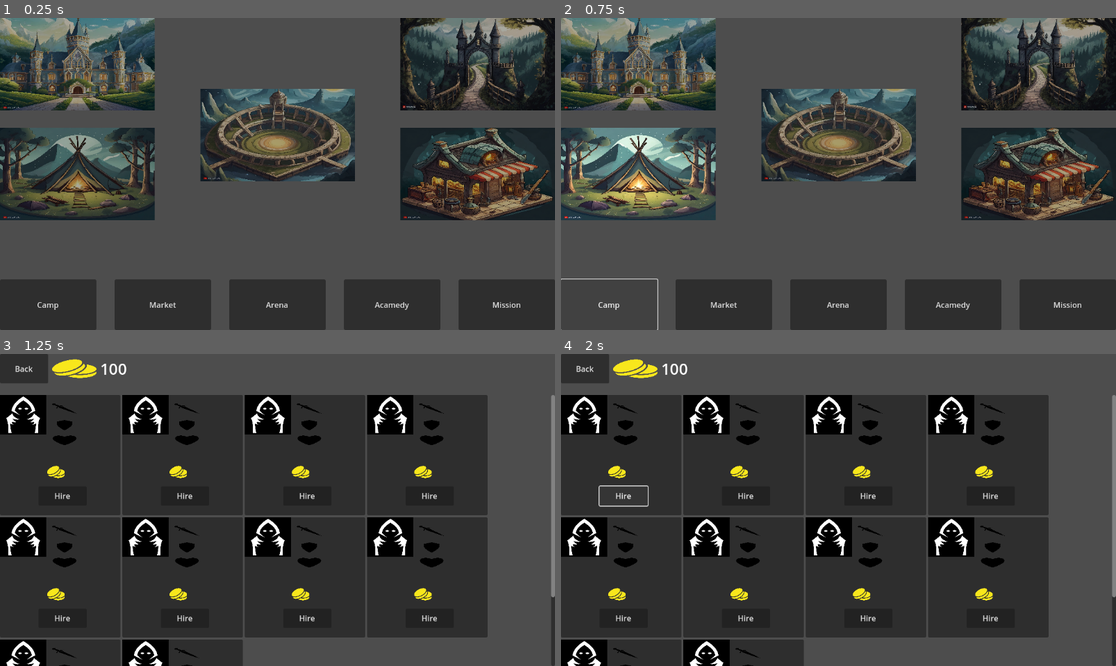
Above: before the commit, frames 1-4 (two rows, left to right).
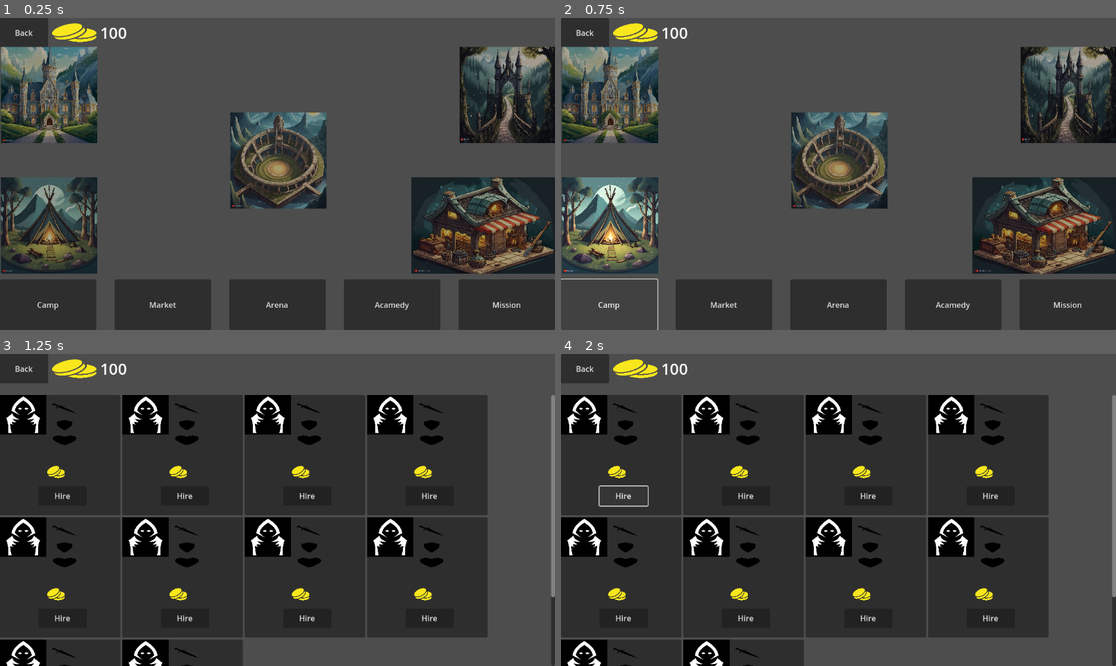
Above: after the commit, the same moments.

Repository: ualisars/ManagementPrototype
Game: Godot game, scene res://Interface/player_interface.tscn
Two runs of this game, one before a commit and one after it. Both use one fixed random seed, a clock stepped at 60 frames per second and the inputs below.
Inputs:
- Up to frame 1 (0.25 s): no input
- Up to frame 2 (0.75 s): click "Camp" at 0.5 s
- Up to frame 3 (1.25 s): no input
- Up to frame 4 (2 s): click "Hire" at 1.25 s

The runs differ from the first frame. In frame 1, 44% of the frame differs, in the area x 0-100%, y 0-82%; in frame 2, 43%; in frame 3, nothing differs; in frame 4, nothing differs.
Error in both runs: Invalid access to property or key 'cost' on a base object of type 'Nil'. (res://Player.gd:11)

Commit message:
use load instead of preload in player interface

Diff:
--- a/Interface/activity_icon.gd
+++ b/Interface/activity_icon.gd
@@ -7,6 +7,8 @@
 
 func _ready() -> void:
 	expand_mode = TextureRect.EXPAND_IGNORE_SIZE
+	custom_minimum_size.x = 200
+	custom_minimum_size.y = 200
 	modulate = default_modulate
 
 
--- /dev/null
+++ b/Interface/player_info_container.gd
@@ -0,0 +1,12 @@
+extends HBoxContainer
+
+@onready var gold_amount: Label = $GoldAmount
+
+func _ready() -> void:
+	gold_amount.text = str(Player.gold)
+	Messenger.connect("PLAYER_INFO_UPDATED", on_player_info_updated)
+
+
+func on_player_info_updated():
+	print("player info updated")
+	gold_amount.text = str(Player.gold)
--- a/Interface/player_info_container.tscn
+++ b/Interface/player_info_container.tscn
@@ -1,11 +1,13 @@
-[gd_scene load_steps=3 format=3 uid="uid://c45vn5g0rmckg"]
+[gd_scene load_steps=4 format=3 uid="uid://c45vn5g0rmckg"]
 
 [ext_resource type="Script" path="res://Scenes/BackButton.gd" id="1_jn74u"]
+[ext_resource type="Script" path="res://Interface/player_info_container.gd" id="1_vcb4t"]
 [ext_resource type="Texture2D" uid="uid://jwvb7y2fmhm1" path="res://Images/two-coins(1).svg" id="2_jpksd"]
 
-[node name="HBoxContainer" type="HBoxContainer"]
+[node name="PlayerInfoContainer" type="HBoxContainer"]
 offset_right = 1152.0
 offset_bottom = 61.0
+script = ExtResource("1_vcb4t")
 
 [node name="BackButton" type="Button" parent="."]
 custom_minimum_size = Vector2(100, 0)
--- /dev/null
+++ b/Interface/player_interface.gd
@@ -0,0 +1 @@
+extends Control
--- a/Interface/player_interface.tscn
+++ b/Interface/player_interface.tscn
@@ -1,11 +1,13 @@
-[gd_scene load_steps=7 format=3 uid="uid://c3osp1gmxp722"]
+[gd_scene load_steps=9 format=3 uid="uid://c3osp1gmxp722"]
 
+[ext_resource type="Script" path="res://Interface/player_interface.gd" id="1_oet7c"]
 [ext_resource type="PackedScene" uid="uid://y4lew0xy02hl" path="res://Interface/activity_icon.tscn" id="1_rlvvm"]
 [ext_resource type="Texture2D" uid="uid://c1okshgqfnujk" path="res://Images/Firefly Big gate like castle gate. Then road goes to dark forest. View from above. Dark fantasy styl.jpg" id="2_qw60y"]
 [ext_resource type="Texture2D" uid="uid://cvrkkncs2rpt4" path="res://Images/Firefly magical arena, dark fantasy style. Use soft colors. From the above view. Can be used as an i(1).jpg" id="3_x4q11"]
 [ext_resource type="Texture2D" uid="uid://drb7lirkv54m4" path="res://Images/Firefly market that store magical items, weapons and armor in 2d, dark fantasy style. Use dark color(2).jpg" id="4_ab3a2"]
 [ext_resource type="Texture2D" uid="uid://8qffijoafx1u" path="res://Images/Firefly magical camp, dark fantasy style. Use soft colors. Minimalist. Can be used as an icon in 2d .jpg" id="5_msls1"]
 [ext_resource type="PackedScene" uid="uid://dwpt4c3u5rkee" path="res://Interface/bottom_menu_button.tscn" id="6_40lx6"]
+[ext_resource type="PackedScene" uid="uid://c45vn5g0rmckg" path="res://Interface/player_info_container.tscn" id="7_hhjee"]
 
 [node name="PlayerInterface" type="Control"]
 layout_mode = 3
@@ -14,61 +16,97 @@
 anchor_bottom = 1.0
 grow_horizontal = 2
 grow_vertical = 2
+script = ExtResource("1_oet7c")
 
-[node name="Acamedy" parent="." instance=ExtResource("1_rlvvm")]
+[node name="PlayerInfoContainer" parent="." instance=ExtResource("7_hhjee")]
 layout_mode = 0
+
+[node name="Container" type="TextureRect" parent="."]
+layout_mode = 1
+anchors_preset = 14
+anchor_top = 0.5
+anchor_right = 1.0
+anchor_bottom = 0.5
+offset_left = 2.0
+offset_top = -264.0
+offset_right = 2.0
+offset_bottom = 207.0
+grow_horizontal = 2
+grow_vertical = 2
+
+[node name="Acamedy" parent="Container" instance=ExtResource("1_rlvvm")]
+custom_minimum_size = Vector2(300, 200)
+layout_mode = 1
+offset_right = 200.0
+offset_bottom = 200.0
+size_flags_horizontal = 0
+size_flags_vertical = 0
 scene_file = "res://Scenes/academy_scene.tscn"
 
-[node name="Mission" parent="." instance=ExtResource("1_rlvvm")]
+[node name="Camp" parent="Container" instance=ExtResource("1_rlvvm")]
+custom_minimum_size = Vector2(300, 200)
 layout_mode = 1
-anchors_preset = 1
-anchor_left = 1.0
-anchor_right = 1.0
-offset_left = -321.0
-offset_right = 0.0
-grow_horizontal = 0
-texture = ExtResource("2_qw60y")
+anchors_preset = 2
+anchor_top = 1.0
+anchor_bottom = 1.0
+offset_top = -200.0
+offset_right = 200.0
+offset_bottom = 0.0
+grow_vertical = 0
+size_flags_horizontal = 0
+size_flags_vertical = 8
+texture = ExtResource("5_msls1")
+scene_file = "res://Scenes/camp_scene.tscn"
 
-[node name="Arena" parent="." instance=ExtResource("1_rlvvm")]
+[node name="Arena" parent="Container" instance=ExtResource("1_rlvvm")]
+custom_minimum_size = Vector2(300, 200)
 layout_mode = 1
 anchors_preset = 8
 anchor_left = 0.5
 anchor_top = 0.5
 anchor_right = 0.5
 anchor_bottom = 0.5
-offset_left = -160.0
-offset_top = -177.0
-offset_right = 161.0
-offset_bottom = 15.0
+offset_left = -100.0
+offset_top = -100.0
+offset_right = 100.0
+offset_bottom = 100.0
 grow_horizontal = 2
 grow_vertical = 2
+size_flags_horizontal = 4
+size_flags_vertical = 4
 texture = ExtResource("3_x4q11")
 scene_file = "res://Scenes/arena_scene.tscn"
 
-[node name="Camp" parent="." instance=ExtResource("1_rlvvm")]
+[node name="Mission" parent="Container" instance=ExtResource("1_rlvvm")]
+custom_minimum_size = Vector2(300, 200)
 layout_mode = 1
-anchors_preset = 4
-anchor_top = 0.5
-anchor_bottom = 0.5
-offset_top = -96.0
-offset_bottom = 96.0
-grow_vertical = 2
-texture = ExtResource("5_msls1")
-scene_file = "res://Scenes/camp_scene.tscn"
+anchors_preset = 1
+anchor_left = 1.0
+anchor_right = 1.0
+offset_left = -200.0
+offset_right = 0.0
+offset_bottom = 200.0
+grow_horizontal = 0
+size_flags_horizontal = 8
+size_flags_vertical = 0
+texture = ExtResource("2_qw60y")
 
-[node name="Market" parent="." instance=ExtResource("1_rlvvm")]
+[node name="Market" parent="Container" instance=ExtResource("1_rlvvm")]
+custom_minimum_size = Vector2(300, 200)
 layout_mode = 1
-anchors_preset = 6
+anchors_preset = 3
 anchor_left = 1.0
-anchor_top = 0.5
+anchor_top = 1.0
 anchor_right = 1.0
-anchor_bottom = 0.5
-offset_left = -321.0
-offset_top = -96.0
+anchor_bottom = 1.0
+offset_left = -300.0
+offset_top = -100.0
 offset_right = 0.0
-offset_bottom = 96.0
+offset_bottom = 0.0
 grow_horizontal = 0
-grow_vertical = 2
+grow_vertical = 0
+size_flags_horizontal = 8
+size_flags_vertical = 8
 texture = ExtResource("4_ab3a2")
 
 [node name="BottomMenu" type="HBoxContainer" parent="."]
@@ -84,24 +122,24 @@
 
 [node name="CampButton" parent="BottomMenu" node_paths=PackedStringArray("linked_activity_icon") instance=ExtResource("6_40lx6")]
 layout_mode = 2
-linked_activity_icon = NodePath("../../Camp")
+linked_activity_icon = NodePath("../../Container/Camp")
 
 [node name="MarketButton" parent="BottomMenu" node_paths=PackedStringArray("linked_activity_icon") instance=ExtResource("6_40lx6")]
 layout_mode = 2
 text = "Market"
-linked_activity_icon = NodePath("../../Market")
+linked_activity_icon = NodePath("../../Container/Market")
 
 [node name="ArenaButton" parent="BottomMenu" node_paths=PackedStringArray("linked_activity_icon") instance=ExtResource("6_40lx6")]
 layout_mode = 2
 text = "Arena"
-linked_activity_icon = NodePath("../../Arena")
+linked_activity_icon = NodePath("../../Container/Arena")
 
 [node name="AcademyButton" parent="BottomMenu" node_paths=PackedStringArray("linked_activity_icon") instance=ExtResource("6_40lx6")]
 layout_mode = 2
 text = "Acamedy"
-linked_activity_icon = NodePath("../../Acamedy")
+linked_activity_icon = NodePath("../../Container/Acamedy")
 
 [node name="MissionButton" parent="BottomMenu" node_paths=PackedStringArray("linked_activity_icon") instance=ExtResource("6_40lx6")]
 layout_mode = 2
 text = "Mission"
-linked_activity_icon = NodePath("../../Mission")
+linked_activity_icon = NodePath("../../Container/Mission")
--- a/Messenger.gd
+++ b/Messenger.gd
@@ -1,3 +1,5 @@
 extends Node
 
 signal UNIT_HIRED(CharacterCharacteristics: Node)
+
+signal PLAYER_INFO_UPDATED
--- a/Player.gd
+++ b/Player.gd
@@ -10,4 +10,4 @@
 func on_character_hired(character_characteristics: Node):
 	gold -= character_characteristics.cost
 	party.append(character_characteristics)
-	print(party[0].character_name)
+	Messenger.PLAYER_INFO_UPDATED.emit()
--- a/Scenes/BackButton.gd
+++ b/Scenes/BackButton.gd
@@ -1,6 +1,6 @@
 extends Button
 
-var player_interface: PackedScene = preload("res://Interface/player_interface.tscn")
+var player_interface: PackedScene = load("res://Interface/player_interface.tscn")
 
 
 func _on_pressed() -> void:
